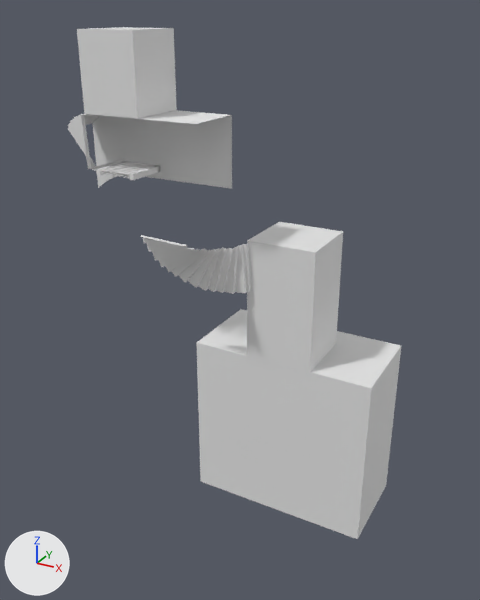
One commit to the Blender file TFG_inicial/Assets/Modelos/Fuera_de_celda.blend: the scene before it, then after it.
Camera for both pictures: a camera (50 mm lens) standing at (11.05, -14.11, 5.02) and looking at (2.41, 1.6, -2.83). Every picture has the same lights, and +X, +Y and +Z are marked at lower left.
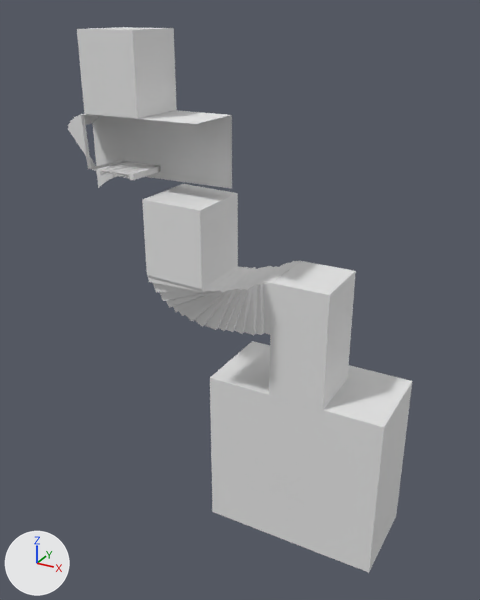
Diff of the bpy script that builds the scene:
```diff
--- a/TFG_inicial/Assets/Modelos/Fuera_de_celda.blend.py
+++ b/TFG_inicial/Assets/Modelos/Fuera_de_celda.blend.py
@@ me_cube @@
 me_cube.from_pydata(...)  # 8 vertices, 6 faces; spans x -1.0..1.0, y -1.0..1.0, z -2.61..1.0
 # used by ob_cube; location = (3.92, 2.08, -1.76)
+# me_cube part 1: the whole mesh is scaled about its middle by (0.848, 1, 1), then moved by (0.15, 0.0, 0.0)
@@ me_cube_000 @@
 # used by ob_cube_000; location = (-0.11, 1.48, 2.53); scale = (3.0, 3.0, 5.0)
-me_cube_000.from_pydata(...)  # 62 vertices, 29 faces; spans x 0.267..1.052, y -0.748..-0.131, z -0.954..-0.599
+me_cube_000.from_pydata(...)  # 108 vertices, 115 faces; spans x 0.153..1.109, y -0.721..0.532, z -0.974..-0.181
+# me_cube_000 part 2
+# 43 vertices are removed from x 0.267..1.052, y -0.748..-0.131, z -0.954..-0.599
+# 29 faces are deleted
+# 51 vertices are added at x 0.153..1.109, y -0.721..0.532, z -0.974..-0.181
+# 15 new vertices lie (0.0, 0.663, 0.0) away from vertices in x 0.742..1.021, y -0.668..-0.131, z -0.679..-0.631
+# 16 new vertices lie (0.0, 0.663, 0.0) away from vertices in x 0.208..1.109, y -0.668..-0.131, z -0.974..-0.658
+# 7 new vertices lie (0.0, 0.662, 0.0) away from vertices in x 0.153..0.879, y -0.706..-0.219, z -0.968..-0.599
+# 38 new faces join them, mat_material_002 (white #e7e7e7)
+# 40 new faces join them, mat_material_004 (white #e7e7e7)
+# 37 new faces join them, mat_material_006 (white #e7e7e7)
 me_cube_000.materials.append(mat_material_002)
@@ ob_cube_002 @@
 ob_cube_002 = bpy.data.objects.new('Cube.002', me_cube_004)
-ob_cube_002.location = (3.94, 1.77, -4.99)
+ob_cube_002.location = (4.39, 1.77, -6.1)
 ob_cube_002.scale = (0.682, 0.682, 0.682)
@@ ob_cube @@
 ob_cube = bpy.data.objects.new('Cube', me_cube)
-ob_cube.location = (3.92, 2.08, -1.76)
+ob_cube.location = (4.37, 2.08, -2.87)
@@ ob_cube_000 @@
 ob_cube_000 = bpy.data.objects.new('Cube.000', me_cube_000)
-ob_cube_000.location = (-0.11, 1.48, 2.53)
+ob_cube_000.location = (0.34, 1.48, 1.43)
 ob_cube_000.scale = (3.0, 3.0, 5.0)
```

What differs and where, as boxes (x1, y1, x2, y2) in the pictures (480 x 600 px; the box of a moved part takes in the faces that stretch with it):
'Cube.002', moved
    before: (196, 309, 401, 539)
    after: (210, 341, 412, 573)
'Cube', mesh rescaled, moved (9% narrower)
    before: (247, 222, 343, 374)
    after: (269, 261, 356, 412)
'Cube.000', reshaped, moved (43% wider, 153% taller)
    before: (140, 235, 251, 294)
    after: (142, 184, 301, 335)
part 1 of me_cube, moved or reshaped
    before: (247, 222, 343, 366)
    after: (269, 261, 355, 396)
